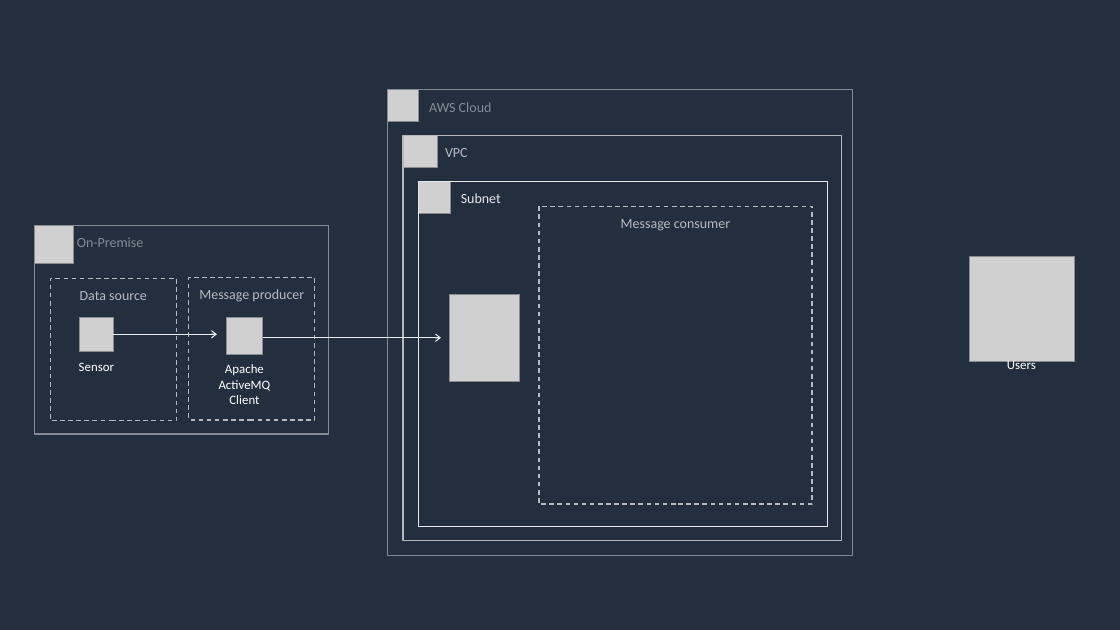
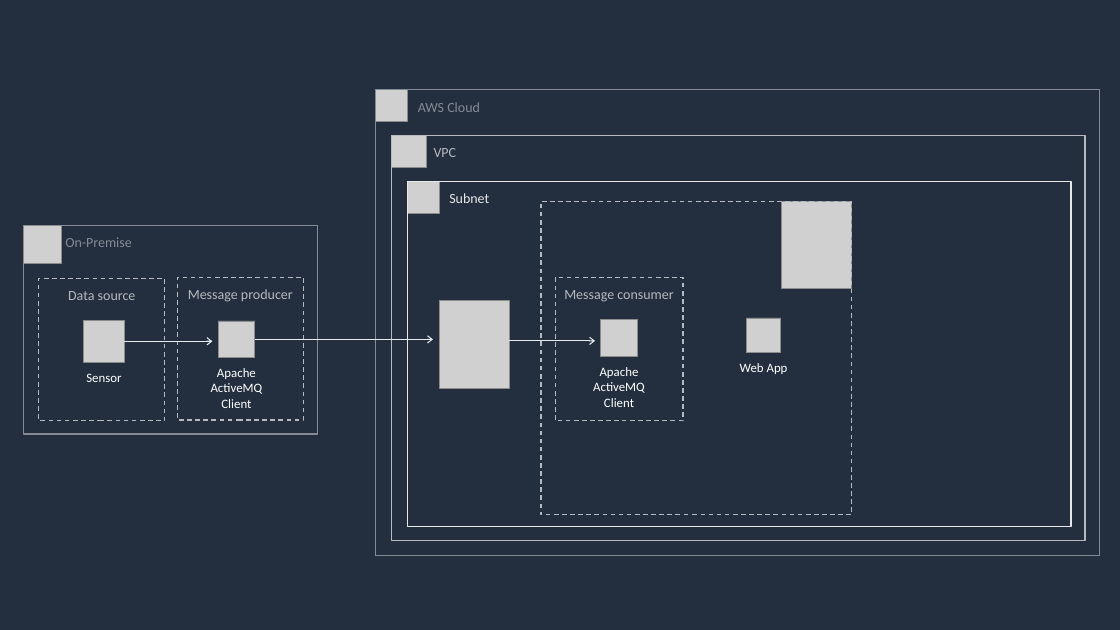
Before and after one commit to kedves93/StreamAnalysis, a slide deck: slide 1 of Documents/StreamAnalysis.pptx. Drawn at 1120x630 pixels with LibreOffice and Linux fonts; fonts in the diff are those of the drawing; grey boxes stand for pictures. Boxes give left, top, right and bottom in pixels: in the first picture for what was removed or moved away, otherwise in the second. Text is boxed around its words. In the diff, an @@ line names an element or a change of style, - is before the commit and + after.

```diff
--- a/Documents/StreamAnalysis.pptx
+++ b/Documents/StreamAnalysis.pptx
@@ rectangle "AWS Cloud": place and size @@
-rectangle "AWS Cloud" at (387, 90, 853, 555)
+rectangle "AWS Cloud" at (376, 90, 1099, 555)
@@ rectangle "VPC": place and size @@
-rectangle "VPC" at (403, 135, 842, 540)
+rectangle "VPC" at (392, 135, 1085, 540)
@@ rectangle "Subnet": place and size @@
-rectangle "Subnet" at (418, 181, 827, 527)
+rectangle "Subnet" at (408, 181, 1071, 527)
@@ rectangle added at (541, 202, 852, 515), outline #B6BABF 1 pt dashed @@
@@ picture added at (781, 202, 851, 289) @@
@@ picture removed at (970, 257, 1075, 362) @@
@@ rectangle "Message consumer": place and size @@
-rectangle "Message consumer" at (539, 206, 812, 504)
+rectangle "Message consumer" at (555, 277, 683, 421)
@@ picture: place and size @@
-picture at (80, 318, 113, 351)
+picture at (83, 320, 125, 362)
@@ 2 pictures, 1 text: place and size @@
-2 pictures, 1 text at (219, 294, 519, 404)
+2 pictures, 1 text at (211, 301, 509, 408)
@@ picture added at (601, 320, 638, 357) @@
@@ picture added at (746, 318, 781, 354) @@
@@ arrow moved from (113, 334) - (217, 334) to (124, 341) - (213, 341) @@
@@ 4 pictures, 3 rectangles, 1 arrow: place and size @@
-4 pictures, 3 rectangles, 1 arrow at (34, 90, 450, 434)
+4 pictures, 3 rectangles, 1 arrow at (24, 90, 439, 434)
@@ arrow added from (509, 341) to (595, 341), #E6ECEF 1 pt @@
@@ text removed at (1007, 358, 1036, 369) @@
-Users
@@ text "Sensor": place and size @@
-text "Sensor" at (79, 362, 114, 371)
+text "Sensor" at (86, 373, 121, 382)
@@ text added at (593, 367, 645, 407), 11 pt, text #FFFFFF @@
+Apache ActiveMQ Client
@@ text added at (740, 363, 788, 374), 11 pt, text #FFFFFF @@
+Web App
```
Also in this commit, not shown: 1 other file.
